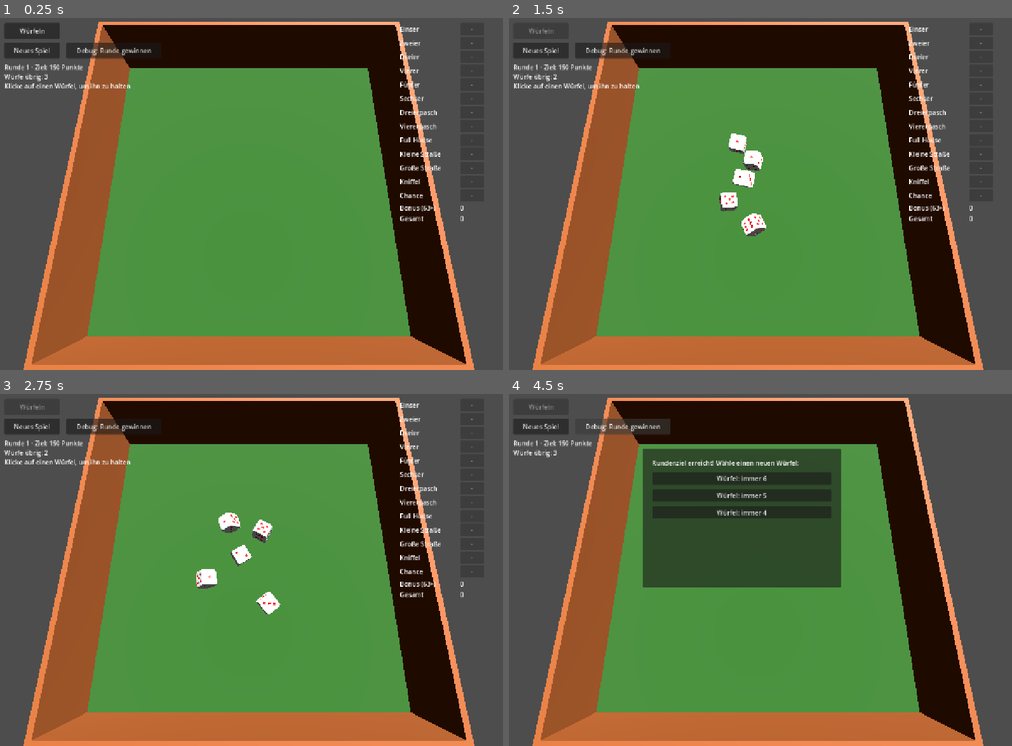
Above: before the commit, frames 1-4 (two rows, left to right).
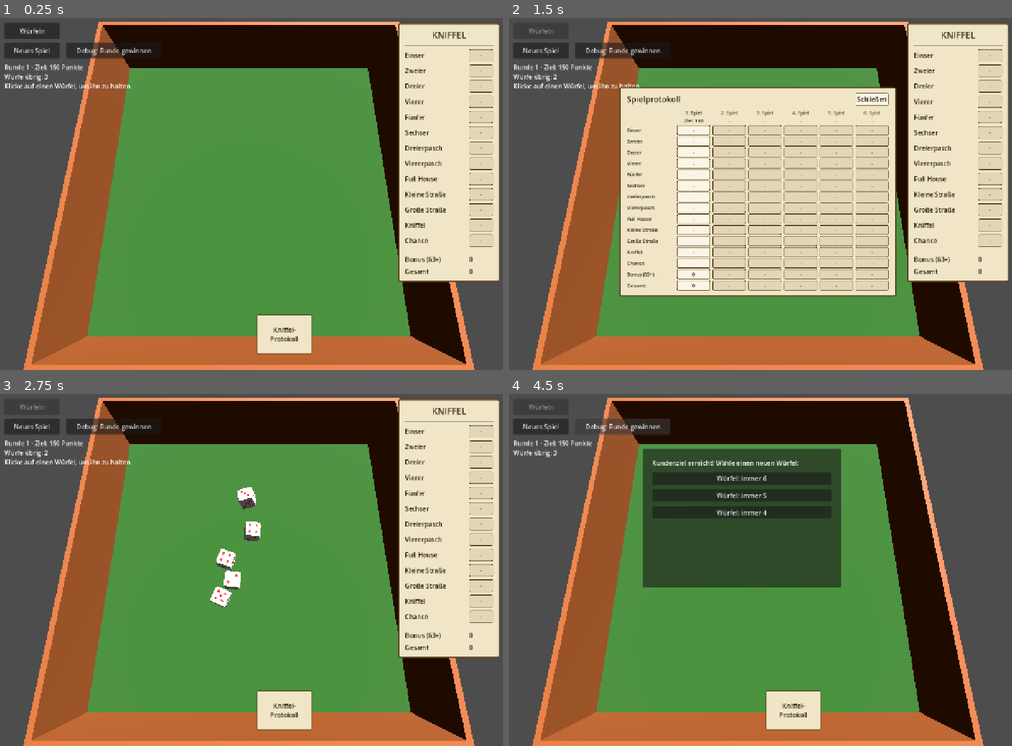
Above: after the commit, the same moments.

Repository: Tristan-Steffen/dice_game
Game: Godot game, scene res://scene_root.tscn
The game is run twice, just before and just after one commit, with the same random seed, the same clock (stepped at 60 frames per second) and the same inputs.
Inputs (mouse positions are in pixels of both pictures, inside the frame that each line leads up to):
- Up to frame 1 (0.25 s): no input
- Up to frame 2 (1.5 s): click "Würfeln" at 0.5 s; click (795, 334) at 1.25 s, where only the run after the commit has a clickable "Kniffel- Protokoll"
- Up to frame 3 (2.75 s): click (362, 474) at 2 s, where only the run after the commit has a clickable "Schließen"
- Up to frame 4 (4.5 s): click "Neues Spiel" at 2.75 s; click "Neues Spiel" at 3.5 s; click "Debug: Runde gewinnen" at 4.25 s

The runs differ from the first frame. In frame 1, 16% of the frame differs, in the area x 50-100%, y 1-96%; in frame 2, 48%, in the area x 21-100%, y 1-80%; in frame 3, 18%; in frame 4, 1.3%.

Commit message:
Rework scorecard into a Kniffel game log, wire up new scripts
- Adopt the new KniffelScoring/DiceController/PageStyle/ScorecardUI/
  GameLogUI modules; scene_root.gd is now a thin state-machine
  coordinator instead of a monolithic script.
- Move the active scorecard to the right edge of the screen and add
  a "Debug: Runde gewinnen" button for quickly reaching the shop
  during testing.
- Replace the old two-column scorecard with a game log ("Kniffel-
  Protokoll"): a small notepad icon sitting on the board expands into
  a page laid out like a real Kniffel/Yahtzee scoring pad - one
  label column plus six per-game value columns (played, in-progress,
  and blank future rounds).
- Both the scorecard and the game log now shrink-wrap to their
  content instead of using fixed oversized panels.

Diff:
--- a/scene_root.gd
+++ b/scene_root.gd
@@ -1,4 +1,7 @@
 extends Node3D
+## Spielablauf-Koordinator: Rundenziele, Shop, Würfelauswahl und UI-Verdrahtung.
+## Wertung: KniffelScoring · Würfelphysik: DiceController ·
+## Scorecard: ScorecardUI · Protokoll: GameLogUI · Look: PageStyle.
 
 @export var throw_force: float = 12.0
 @export var spin_strength: float = 10.0
@@ -6,67 +9,11 @@
 @export var rest_angular_threshold: float = 0.05
 @export var rest_time_required: float = 0.5
 
-const DICE_COUNT := 5
 const MAX_ROLLS := 3
 const BASE_GOAL := 150
 const GOAL_INCREMENT := 50
 
-# Lokale Achsen des Würfelmodells (feste Richtungen in RigidBody3D-Lokalraum).
-const AXIS_DIRECTIONS := {
-	"OBEN": Vector3.UP,
-	"UNTEN": Vector3.DOWN,
-	"RECHTS": Vector3.RIGHT,
-	"LINKS": Vector3.LEFT,
-	"VORNE": Vector3(0, 0, 1),
-	"HINTEN": Vector3(0, 0, -1),
-}
-
-# Kalibrierung: welche Augenzahl liegt physisch auf welcher Achse.
-const AXIS_VALUES := {
-	"OBEN": 4,
-	"UNTEN": 3,
-	"RECHTS": 5,
-	"LINKS": 2,
-	"VORNE": 1,
-	"HINTEN": 6,
-}
-
-const CATEGORIES := [
-	{"key": "ones", "label": "Einser"},
-	{"key": "twos", "label": "Zweier"},
-	{"key": "threes", "label": "Dreier"},
-	{"key": "fours", "label": "Vierer"},
-	{"key": "fives", "label": "Fünfer"},
-	{"key": "sixes", "label": "Sechser"},
-	{"key": "three_kind", "label": "Dreierpasch"},
-	{"key": "four_kind", "label": "Viererpasch"},
-	{"key": "full_house", "label": "Full House"},
-	{"key": "small_straight", "label": "Kleine Straße"},
-	{"key": "large_straight", "label": "Große Straße"},
-	{"key": "yahtzee", "label": "Kniffel"},
-	{"key": "chance", "label": "Chance"},
-]
-const UPPER_KEYS := ["ones", "twos", "threes", "fours", "fives", "sixes"]
-const UPPER_BONUS_THRESHOLD := 63
-const UPPER_BONUS_VALUE := 35
-
 enum GameState { PLAYING, SHOP, SELECT_DICE, GAME_OVER }
-
-@onready var dice_roots: Array[Node3D] = [$Dice1, $Dice2, $Dice3, $Dice4, $Dice5]
-@onready var dice_bodies: Array[RigidBody3D] = [
-	$Dice1/RigidBody3D,
-	$Dice2/RigidBody3D,
-	$Dice3/RigidBody3D,
-	$Dice4/RigidBody3D,
-	$Dice5/RigidBody3D,
-]
-@onready var dice_meshes: Array[MeshInstance3D] = [
-	$Dice1/RigidBody3D/Die,
-	$Dice2/RigidBody3D/Die,
-	$Dice3/RigidBody3D/Die,
-	$Dice4/RigidBody3D/Die,
-	$Dice5/RigidBody3D/Die,
-]
 
 @onready var throw_button: Button = $UI/ThrowButton
 @onready var reset_button: Button = $UI/ResetButton
@@ -74,7 +21,10 @@
 @onready var round_label: Label = $UI/RoundLabel
 @onready var rolls_label: Label = $UI/RollsLabel
 @onready var hint_label: Label = $UI/HintLabel
-@onready var scorecard: VBoxContainer = $UI/ScoreCard
+
+@onready var scorecard: ScorecardUI = $UI/ScoreCard
+@onready var game_log: GameLogUI = $UI/GameLog
+@onready var game_log_icon: Button = $UI/GameLogIcon
 
 @onready var shop_panel: Panel = $UI/ShopPanel
 @onready var shop_button_6: Button = $UI/ShopPanel/VBoxContainer/Button6
@@ -88,95 +38,56 @@
 @onready var game_over_panel: Panel = $UI/GameOverPanel
 @onready var game_over_label: Label = $UI/GameOverPanel/VBoxContainer/GameOverLabel
 
-var hold_highlight_material: StandardMaterial3D
-var kind_tint_materials: Dictionary = {}
-
-var start_transforms: Array[Transform3D] = []
-var held: Array[bool] = [false, false, false, false, false]
-var die_values: Array[int] = [0, 0, 0, 0, 0]
-var settled: Array[bool] = [true, true, true, true, true]
-var rest_timers: Array[float] = [0.0, 0.0, 0.0, 0.0, 0.0]
+var dice: DiceController
+
 var is_rolling: bool = false
 var rolls_left: int = MAX_ROLLS
 
 var category_used: Dictionary = {}
 var category_scores: Dictionary = {}
-var category_buttons: Dictionary = {}
-var bonus_label: Label
-var total_label: Label
 
 var game_state: GameState = GameState.PLAYING
 var owned_dice: Array[String] = []
-var active_slot_kinds: Array[String] = []
 var round_number: int = 1
 var round_goal: int = BASE_GOAL
+var round_history: Array[Dictionary] = []
 var dice_select_selected: Array[bool] = []
 var dice_toggle_buttons: Array[Button] = []
 
 func _ready() -> void:
-	hold_highlight_material = StandardMaterial3D.new()
-	hold_highlight_material.albedo_color = Color(1.0, 0.85, 0.2)
-	hold_highlight_material.emission_enabled = true
-	hold_highlight_material.emission = Color(1.0, 0.75, 0.1)
-	hold_highlight_material.emission_energy_multiplier = 0.6
-
-	kind_tint_materials["fixed_6"] = _make_tint_material(Color(0.55, 0.15, 0.75))
-	kind_tint_materials["fixed_5"] = _make_tint_material(Color(0.15, 0.35, 0.85))
-	kind_tint_materials["fixed_4"] = _make_tint_material(Color(0.15, 0.65, 0.3))
-
-	for i in DICE_COUNT:
-		start_transforms.append(dice_bodies[i].global_transform)
-		dice_roots[i].visible = false
+	var roots: Array[Node3D] = [$Dice1, $Dice2, $Dice3, $Dice4, $Dice5]
+	var bodies: Array[RigidBody3D] = [
+		$Dice1/RigidBody3D,
+		$Dice2/RigidBody3D,
+		$Dice3/RigidBody3D,
+		$Dice4/RigidBody3D,
+		$Dice5/RigidBody3D,
+	]
+	var meshes: Array[MeshInstance3D] = [
+		$Dice1/RigidBody3D/Die,
+		$Dice2/RigidBody3D/Die,
+		$Dice3/RigidBody3D/Die,
+		$Dice4/RigidBody3D/Die,
+		$Dice5/RigidBody3D/Die,
+	]
+	dice = DiceController.new(roots, bodies, meshes)
 
 	shop_button_6.pressed.connect(_on_shop_choice.bind("fixed_6"))
 	shop_button_5.pressed.connect(_on_shop_choice.bind("fixed_5"))
 	shop_button_4.pressed.connect(_on_shop_choice.bind("fixed_4"))
 	start_round_button.pressed.connect(_on_start_round_pressed)
 	debug_win_round_button.pressed.connect(_on_debug_win_round_pressed)
-
-	_build_scorecard()
+	scorecard.category_selected.connect(_on_category_pressed)
+	game_log.closed.connect(func() -> void: game_log_icon.visible = true)
+
+	PageStyle.style_icon_button(game_log_icon)
 	_reset_game()
-
-func _make_tint_material(color: Color) -> StandardMaterial3D:
-	var mat := StandardMaterial3D.new()
-	mat.albedo_color = color
-	mat.emission_enabled = true
-	mat.emission = color
-	mat.emission_energy_multiplier = 0.4
-	return mat
 
 func _physics_process(delta: float) -> void:
 	if not is_rolling:
 		return
-
-	var all_settled := true
-	for i in DICE_COUNT:
-		if settled[i]:
-			continue
-		var body := dice_bodies[i]
-		if body.linear_velocity.length() < rest_linear_threshold and body.angular_velocity.length() < rest_angular_threshold:
-			rest_timers[i] += delta
-			if rest_timers[i] >= rest_time_required:
-				settled[i] = true
-				die_values[i] = _value_for_slot(i, body)
-		else:
-			rest_timers[i] = 0.0
-		if not settled[i]:
-			all_settled = false
-
-	if all_settled:
+	if dice.physics_step(delta, rest_linear_threshold, rest_angular_threshold, rest_time_required):
 		_on_roll_finished()
-
-func _value_for_slot(index: int, body: RigidBody3D) -> int:
-	match active_slot_kinds[index]:
-		"fixed_6":
-			return 6
-		"fixed_5":
-			return 5
-		"fixed_4":
-			return 4
-		_:
-			return AXIS_VALUES[_get_top_axis(body)]
 
 func _unhandled_input(event: InputEvent) -> void:
 	if not (event is InputEventMouseButton):
@@ -188,7 +99,7 @@
 
 	var index := _pick_die_index(event.position)
 	if index != -1:
-		_set_held(index, not held[index])
+		dice.set_held(index, not dice.held[index])
 
 func _can_toggle_hold() -> bool:
 	return game_state == GameState.PLAYING and not is_rolling and rolls_left > 0 and rolls_left < MAX_ROLLS
@@ -207,11 +118,7 @@
 	if result.is_empty():
 		return -1
 
-	return dice_bodies.find(result.collider)
-
-func _set_held(index: int, is_held: bool) -> void:
-	held[index] = is_held
-	dice_meshes[index].set_surface_override_material(1, hold_highlight_material if is_held else null)
+	return dice.index_of_body(result.collider)
 
 func _on_throw_button_pressed() -> void:
 	if game_state != GameState.PLAYING or is_rolling or rolls_left <= 0:
@@ -219,31 +126,7 @@
 
 	is_rolling = true
 	throw_button.disabled = true
-
-	for i in DICE_COUNT:
-		if held[i]:
-			settled[i] = true
-			continue
-
-		dice_roots[i].visible = true
-		settled[i] = false
-		rest_timers[i] = 0.0
-
-		var body := dice_bodies[i]
-		var start_transform: Transform3D = start_transforms[i]
-		body.global_transform = start_transform
-		body.linear_velocity = Vector3.ZERO
-		body.angular_velocity = Vector3.ZERO
-		body.sleeping = false
-
-		var throw_direction := (Vector3.ZERO - start_transform.origin).normalized()
-		body.apply_central_impulse(throw_direction * throw_force + Vector3.DOWN * 2.0)
-		body.apply_torque_impulse(Vector3(
-			randf_range(-spin_strength, spin_strength),
-			randf_range(-spin_strength, spin_strength),
-			randf_range(-spin_strength, spin_strength)
-		))
-
+	dice.throw_unheld(throw_force, spin_strength)
 	rolls_left -= 1
 	_refresh_ui()
 
@@ -259,105 +142,37 @@
 	is_rolling = false
 	game_state = GameState.PLAYING
 	owned_dice = ["normal", "normal", "normal", "normal", "normal"]
-	active_slot_kinds = owned_dice.duplicate()
+	dice.set_slot_kinds(owned_dice)
 	round_number = 1
 	round_goal = BASE_GOAL
+	round_history.clear()
 	shop_panel.visible = false
 	dice_select_panel.visible = false
 	game_over_panel.visible = false
+	game_log.visible = false
+	game_log_icon.visible = true
 	_set_gameplay_ui_visible(true)
-	_apply_slot_kind_tints()
 	_start_new_round_line()
 
 func _start_new_turn() -> void:
 	rolls_left = MAX_ROLLS
-	_reset_dice()
+	dice.reset()
 	throw_button.disabled = false
 	_refresh_ui()
 
 func _start_new_round_line() -> void:
-	for cat in CATEGORIES:
+	for cat in KniffelScoring.CATEGORIES:
 		category_used[cat["key"]] = false
 		category_scores[cat["key"]] = 0
 	rolls_left = MAX_ROLLS
-	_reset_dice()
+	dice.reset()
 	throw_button.disabled = false
 	_refresh_ui()
-
-func _reset_dice() -> void:
-	for i in DICE_COUNT:
-		held[i] = false
-		die_values[i] = 0
-		settled[i] = true
-		rest_timers[i] = 0.0
-		dice_roots[i].visible = false
-		dice_meshes[i].set_surface_override_material(1, null)
-
-func _apply_slot_kind_tints() -> void:
-	for i in DICE_COUNT:
-		var kind: String = active_slot_kinds[i]
-		dice_meshes[i].set_surface_override_material(0, kind_tint_materials.get(kind))
-
-func _get_top_axis(body: RigidBody3D) -> String:
-	var basis := body.global_transform.basis
-	var best_axis := "OBEN"
-	var best_dot := -INF
-	for axis in AXIS_DIRECTIONS.keys():
-		var world_dir: Vector3 = basis * AXIS_DIRECTIONS[axis]
-		var d := world_dir.dot(Vector3.UP)
-		if d > best_dot:
-			best_dot = d
-			best_axis = axis
-	return best_axis
-
-func _add_score_row(parent: VBoxContainer, label_text: String) -> Label:
-	var row := HBoxContainer.new()
-	row.add_theme_constant_override("separation", 12)
-
-	var name_label := Label.new()
-	name_label.text = label_text
-	name_label.custom_minimum_size = Vector2(140, 0)
-	row.add_child(name_label)
-
-	var value_label := Label.new()
-	value_label.text = "0"
-	row.add_child(value_label)
-
-	parent.add_child(row)
-	return value_label
-
-func _add_category_row(parent: VBoxContainer, key: String, label_text: String) -> void:
-	var row := HBoxContainer.new()
-	row.add_theme_constant_override("separation", 12)
-
-	var name_label := Label.new()
-	name_label.text = label_text
-	name_label.custom_minimum_size = Vector2(140, 0)
-	row.add_child(name_label)
-
-	var score_button := Button.new()
-	score_button.custom_minimum_size = Vector2(60, 0)
-	score_button.disabled = true
-	score_button.text = "-"
-	score_button.pressed.connect(_on_category_pressed.bind(key))
-	row.add_child(score_button)
-
-	parent.add_child(row)
-	category_buttons[key] = score_button
-	category_used[key] = false
-	category_scores[key] = 0
-
-func _build_scorecard() -> void:
-	for cat in CATEGORIES:
-		_add_category_row(scorecard, cat["key"], cat["label"])
-
-	bonus_label = _add_score_row(scorecard, "Bonus (63+)")
-	total_label = _add_score_row(scorecard, "Gesamt")
 
 func _on_category_pressed(key: String) -> void:
 	if game_state != GameState.PLAYING or category_used[key] or is_rolling or rolls_left >= MAX_ROLLS:
 		return
-	category_scores[key] = _score_category(key, die_values)
+	category_scores[key] = KniffelScoring.score_category(key, dice.values)
 	category_used[key] = true
 	_refresh_ui()
 
@@ -367,14 +182,15 @@
 		_start_new_turn()
 
 func _all_categories_used() -> bool:
-	for cat in CATEGORIES:
+	for cat in KniffelScoring.CATEGORIES:
 		if not category_used[cat["key"]]:
 			return false
 	return true
 
 func _on_round_line_complete() -> void:
 	throw_button.disabled = true
-	var total := _calculate_total()
+	var total := KniffelScoring.calculate_total(category_used, category_scores)
+	round_history.append(_make_round_snapshot(total))
 	if total >= round_goal:
 		game_state = GameState.SHOP
 		_show_shop()
@@ -382,6 +198,15 @@
 		game_state = GameState.GAME_OVER
 		_show_game_over(total)
 
+func _make_round_snapshot(total: int) -> Dictionary:
+	return {
+		"goal": round_goal,
+		"scores": category_scores.duplicate(),
+		"used": category_used.duplicate(),
+		"bonus": KniffelScoring.calculate_bonus(category_used, category_scores),
+		"total": total,
+	}
+
 func _on_debug_win_round_pressed() -> void:
 	if game_state != GameState.PLAYING:
 		return
@@ -393,6 +218,20 @@
 func _set_gameplay_ui_visible(is_visible: bool) -> void:
 	hint_label.visible = is_visible
 	scorecard.visible = is_visible
+
+func _on_game_log_icon_pressed() -> void:
+	var round_datas: Array = []
+	for i in GameLogUI.TOTAL_COLUMNS:
+		var round_num := i + 1
+		if i < round_history.size():
+			round_datas.append(round_history[i])
+		elif round_num == round_number:
+			round_datas.append(_make_round_snapshot(KniffelScoring.calculate_total(category_used, category_scores)))
+		else:
+			round_datas.append(null)
+
+	game_log_icon.visible = false
+	game_log.open(round_datas)
 
 func _show_shop() -> void:
 	_set_gameplay_ui_visible(false)
@@ -468,12 +307,11 @@
 	for i in owned_dice.size():
 		if dice_select_selected[i]:
 			chosen.append(owned_dice[i])
-	active_slot_kinds = chosen
+	dice.set_slot_kinds(chosen)
 
 	dice_select_panel.visible = false
 	game_state = GameState.PLAYING
 	_set_gameplay_ui_visible(true)
-	_apply_slot_kind_tints()
 	_start_new_round_line()
 
 func _show_game_over(total: int) -> void:
@@ -481,20 +319,6 @@
 	_set_gameplay_ui_visible(false)
 	game_over_panel.visible = true
 
-func _calculate_bonus() -> int:
-	var upper_sum := 0
-	for key in UPPER_KEYS:
-		if category_used[key]:
-			upper_sum += category_scores[key]
-	return UPPER_BONUS_VALUE if upper_sum >= UPPER_BONUS_THRESHOLD else 0
-
-func _calculate_total() -> int:
-	var total := _calculate_bonus()
-	for cat in CATEGORIES:
-		if category_used[cat["key"]]:
-			total += category_scores[cat["key"]]
-	return total
-
 func _refresh_ui() -> void:
 	round_label.text = "Runde %d · Ziel: %d Punkte" % [round_number, round_goal]
 
@@ -503,98 +327,9 @@
 	else:
 		rolls_label.text = ""
 
+	var preview_scores := {}
+	for cat in KniffelScoring.CATEGORIES:
+		preview_scores[cat["key"]] = KniffelScoring.score_category(cat["key"], dice.values)
+
 	var can_select := game_state == GameState.PLAYING and not is_rolling and rolls_left < MAX_ROLLS
-	for cat in CATEGORIES:
-		var key: String = cat["key"]
-		var button: Button = category_buttons[key]
-		if category_used[key]:
-			button.text = str(category_scores[key])
-			button.disabled = true
-		elif can_select:
-			button.text = str(_score_category(key, die_values))
-			button.disabled = false
-		else:
-			button.text = "-"
-			button.disabled = true
-
-	bonus_label.text = str(_calculate_bonus())
-	total_label.text = str(_calculate_total())
-
-func _score_category(key: String, dice: Array[int]) -> int:
-	match key:
-		"ones":
-			return _count(dice, 1) * 1
-		"twos":
-			return _count(dice, 2) * 2
-		"threes":
-			return _count(dice, 3) * 3
-		"fours":
-			return _count(dice, 4) * 4
-		"fives":
-			return _count(dice, 5) * 5
-		"sixes":
-			return _count(dice, 6) * 6
-		"three_kind":
-			return _sum(dice) if _has_count_at_least(dice, 3) else 0
-		"four_kind":
-			return _sum(dice) if _has_count_at_least(dice, 4) else 0
-		"full_house":
-			return 25 if _is_full_house(dice) else 0
-		"small_straight":
-			return 30 if _has_small_straight(dice) else 0
-		"large_straight":
-			return 40 if _has_large_straight(dice) else 0
-		"yahtzee":
-			return 50 if _has_count_at_least(dice, 5) else 0
-		"chance":
-			return _sum(dice)
-	return 0
-
-func _counts(dice: Array[int]) -> Dictionary:
-	var result := {}
-	for value in dice:
-		result[value] = result.get(value, 0) + 1
-	return result
-
-func _count(dice: Array[int], value: int) -> int:
-	return _counts(dice).get(value, 0)
-
-func _sum(dice: Array[int]) -> int:
-	var total := 0
-	for value in dice:
-		total += value
-	return total
-
-func _has_count_at_least(dice: Array[int], n: int) -> bool:
-	for count in _counts(dice).values():
-		if count >= n:
-			return true
-	return false
-
-func _is_full_house(dice: Array[int]) -> bool:
-	var counts: Array = _counts(dice).values()
-	counts.sort()
-	return counts == [2, 3]
-
-func _has_small_straight(dice: Array[int]) -> bool:
-	var unique := {}
-	for value in dice:
-		unique[value] = true
-	var runs := [[1, 2, 3, 4], [2, 3, 4, 5], [3, 4, 5, 6]]
-	for run in runs:
-		var has_all := true
-		for value in run:
-			if not unique.has(value):
-				has_all = false
-				break
-		if has_all:
-			return true
-	return false
-
-func _has_large_straight(dice: Array[int]) -> bool:
-	var unique := {}
-	for value in dice:
-		unique[value] = true
-	if unique.size() != 5:
-		return false
-	return not unique.has(1) or not unique.has(6)
+	scorecard.refresh(category_used, category_scores, preview_scores, can_select)
--- a/scene_root.tscn
+++ b/scene_root.tscn
@@ -3,6 +3,8 @@
 [ext_resource type="PackedScene" uid="uid://v7a1e243vyl3" path="res://board.tscn" id="1_w2g3p"]
 [ext_resource type="PackedScene" uid="uid://bbs36n868wscm" path="res://die.tscn" id="2_6twid"]
 [ext_resource type="Script" uid="uid://cd6ynbwj0qefe" path="res://scene_root.gd" id="3_script"]
+[ext_resource type="Script" path="res://scripts/scorecard_ui.gd" id="4_scui"]
+[ext_resource type="Script" path="res://scripts/game_log_ui.gd" id="5_logui"]
 
 [sub_resource type="Environment" id="Environment_p52qu"]
 ambient_light_color = Color(0.9955804, 0.99558026, 0.99558026, 1)
@@ -81,14 +83,72 @@
 offset_bottom = 196.0
 text = "Klicke auf einen Würfel, um ihn zu halten"
 
-[node name="ScoreCard" type="VBoxContainer" parent="UI"]
+[node name="ScoreCard" type="PanelContainer" parent="UI"]
 anchor_left = 1.0
 anchor_right = 1.0
-offset_left = -260.0
+offset_left = -8.0
 offset_top = 24.0
 offset_right = -8.0
-offset_bottom = 850.0
-theme_override_constants/separation = 4
+grow_horizontal = 0
+script = ExtResource("4_scui")
+
+[node name="Margin" type="MarginContainer" parent="UI/ScoreCard"]
+layout_mode = 2
+theme_override_constants/margin_left = 14
+theme_override_constants/margin_top = 12
+theme_override_constants/margin_right = 14
+theme_override_constants/margin_bottom = 12
+
+[node name="Content" type="VBoxContainer" parent="UI/ScoreCard/Margin"]
+layout_mode = 2
+theme_override_constants/separation = 8
+
+[node name="GameLogIcon" type="Button" parent="UI"]
+offset_left = 660.0
+offset_top = 760.0
+offset_right = 800.0
+offset_bottom = 860.0
+text = "Kniffel-
+Protokoll"
+
+[node name="GameLog" type="CenterContainer" parent="UI"]
+visible = false
+anchors_preset = 15
+anchor_right = 1.0
+anchor_bottom = 1.0
+grow_horizontal = 2
+grow_vertical = 2
+script = ExtResource("5_logui")
+
+[node name="Page" type="PanelContainer" parent="UI/GameLog"]
+layout_mode = 2
+
+[node name="Margin" type="MarginContainer" parent="UI/GameLog/Page"]
+layout_mode = 2
+theme_override_constants/margin_left = 16
+theme_override_constants/margin_top = 12
+theme_override_constants/margin_right = 16
+theme_override_constants/margin_bottom = 12
+
+[node name="Content" type="VBoxContainer" parent="UI/GameLog/Page/Margin"]
+layout_mode = 2
+theme_override_constants/separation = 10
+
+[node name="TopBar" type="HBoxContainer" parent="UI/GameLog/Page/Margin/Content"]
+layout_mode = 2
+theme_override_constants/separation = 12
+
+[node name="TitleLabel" type="Label" parent="UI/GameLog/Page/Margin/Content/TopBar"]
+layout_mode = 2
+size_flags_horizontal = 3
+text = "Spielprotokoll"
+
+[node name="CloseButton" type="Button" parent="UI/GameLog/Page/Margin/Content/TopBar"]
+layout_mode = 2
+text = "Schließen"
+
+[node name="LogColumns" type="HBoxContainer" parent="UI/GameLog/Page/Margin/Content"]
+layout_mode = 2
 
 [node name="ShopPanel" type="Panel" parent="UI"]
 visible = false
@@ -177,4 +237,5 @@
 
 [connection signal="pressed" from="UI/ThrowButton" to="." method="_on_throw_button_pressed"]
 [connection signal="pressed" from="UI/ResetButton" to="." method="_on_reset_button_pressed"]
+[connection signal="pressed" from="UI/GameLogIcon" to="." method="_on_game_log_icon_pressed"]
 [connection signal="pressed" from="UI/GameOverPanel/VBoxContainer/GameOverResetButton" to="." method="_on_reset_button_pressed"]
